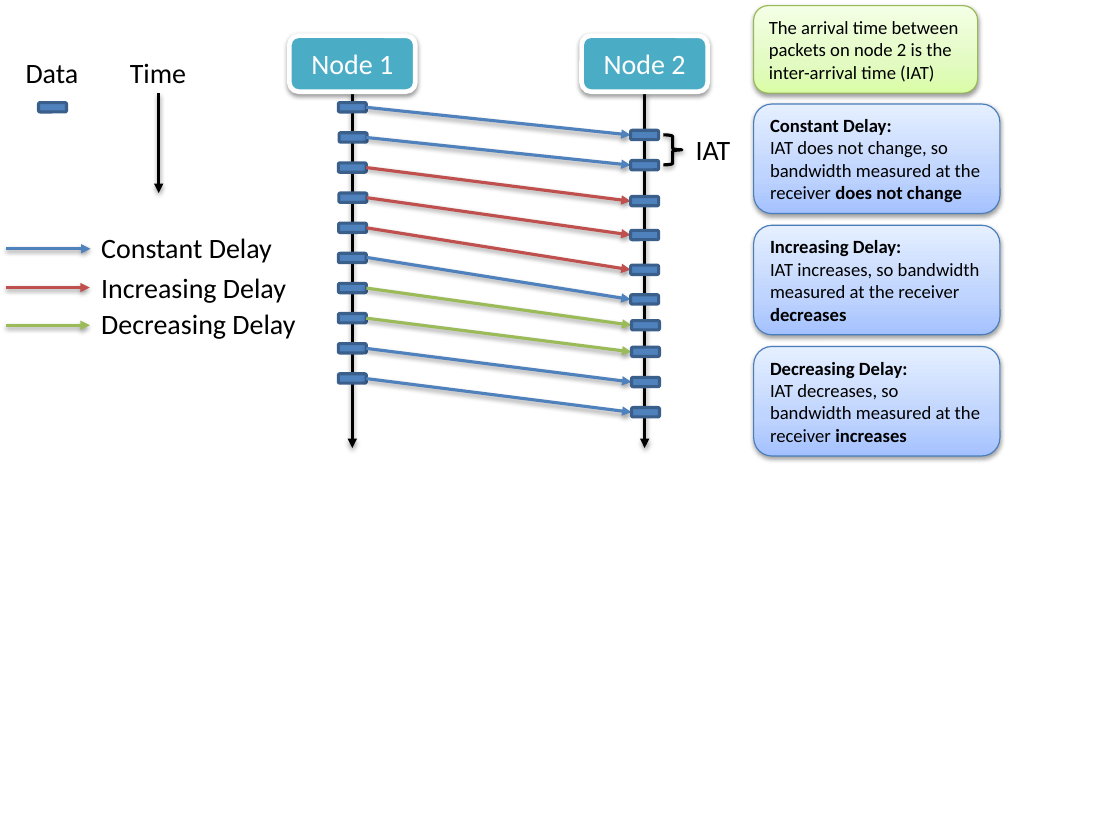
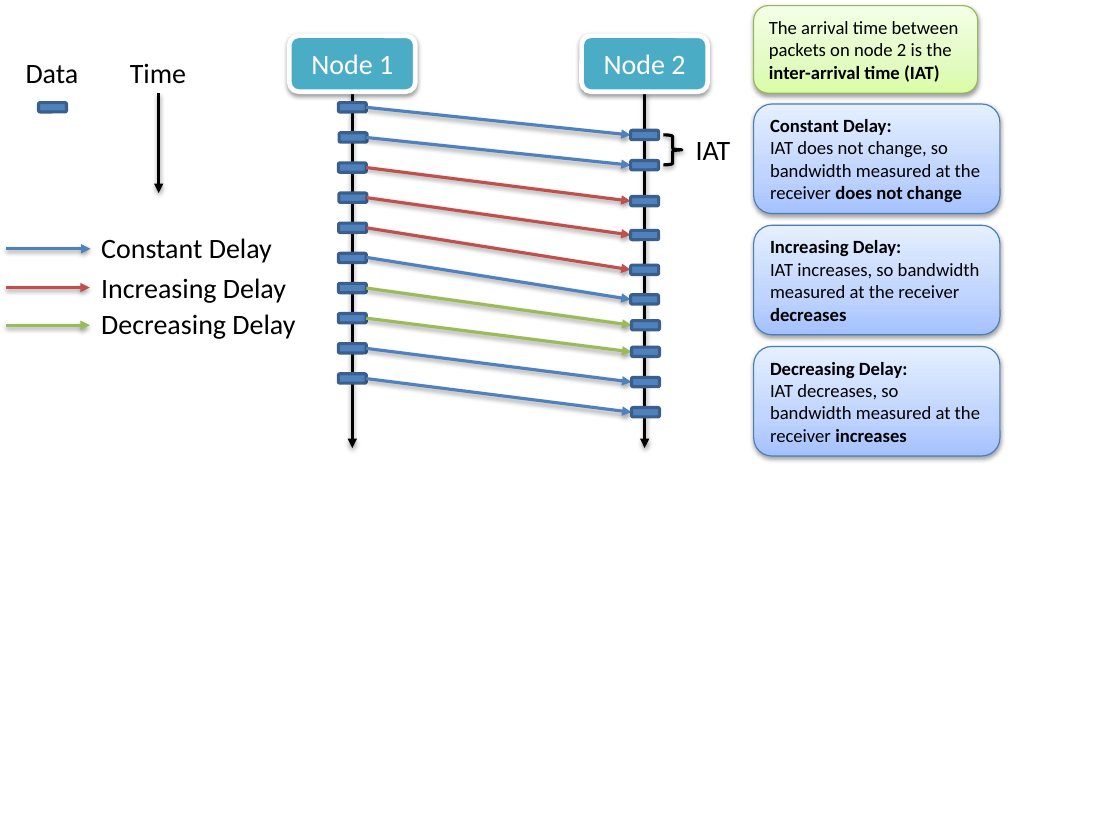
Before and after one commit to finger563/cbsat, a slide deck: slide 9 of thesis/figs/ros_component.pptx. Drawn at 1120x840 pixels with LibreOffice and Linux fonts; fonts in the diff are those of the drawing. Boxes give left, top, right and bottom in pixels: in the first picture for what was removed or moved away, otherwise in the second. Text is boxed around its words. In the diff, an @@ line names an element or a change of style, - is before the commit and + after.

```diff
--- a/thesis/figs/ros_component.pptx
+++ b/thesis/figs/ros_component.pptx
@@ rounded rectangle "The arrival time between packets ..." at [754, 6, 978, 93]: bold on in "inter-arrival time (IAT)" @@
```
Also in this commit, not shown: 1 other file.
